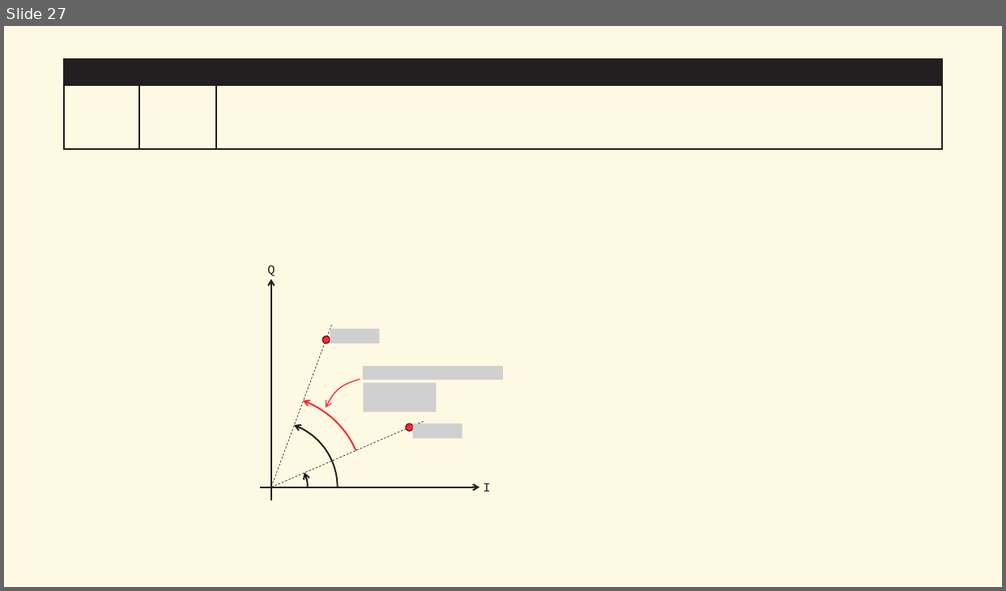
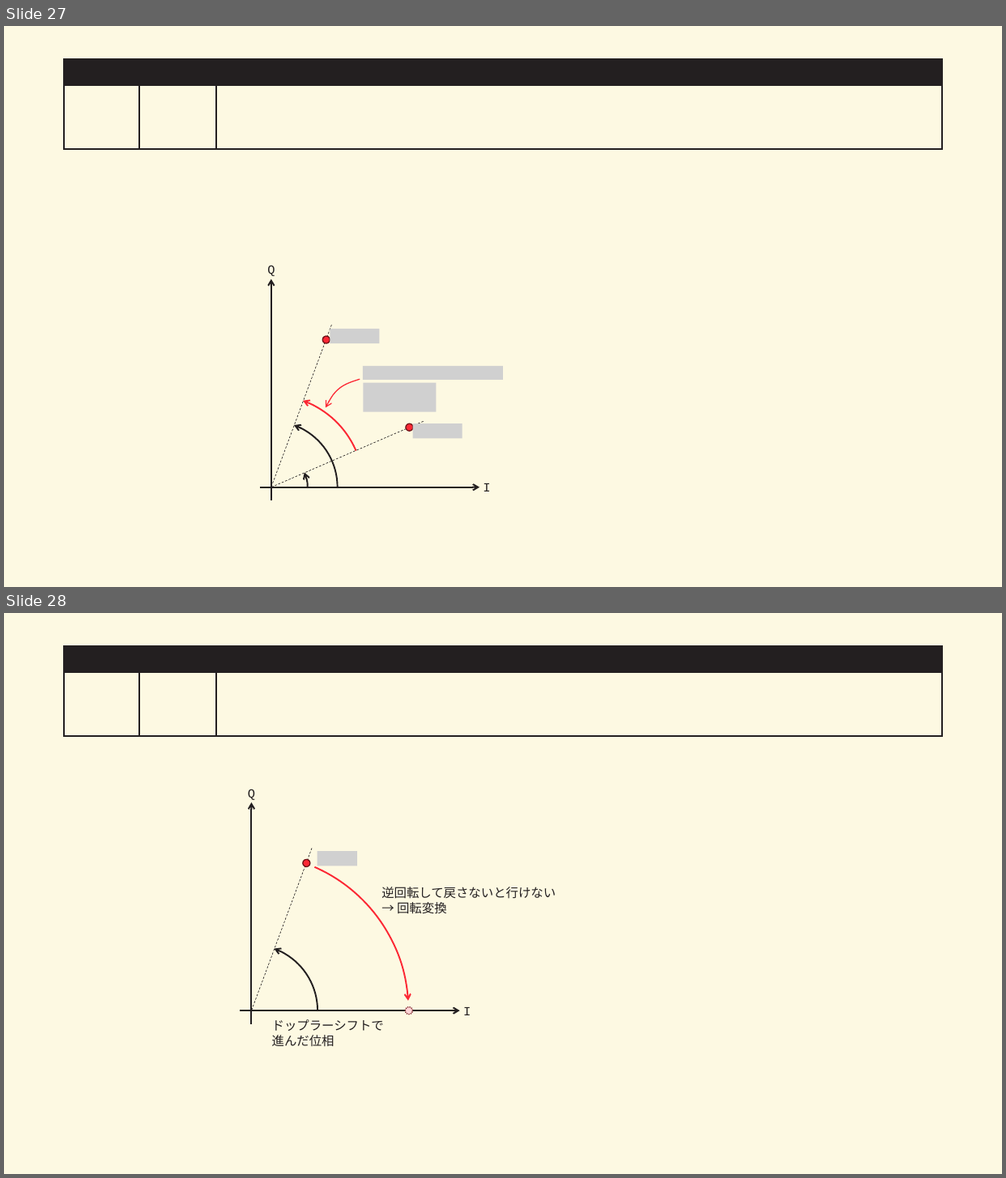
Before and after one commit to OpenSUSI/First_Tapeout_2026, a slide deck: first_tapeout_gps/Documentation/WeeklyReport/figure/2026-0726-0801/小型ロケット向け衛星航法装置の開発.pptx. Shown one above the other, each under a label of ours: slide 27 before the commit, slides 27 and 28 after it. The pictures are 1006x591 and 1006x1178 pixels, drawn with LibreOffice and Linux fonts; fonts in the diff are those of the drawing; grey boxes stand for pictures; background and template pictures are left out. Boxes give left, top, right and bottom in pixels: in the first picture for what was removed or moved away, otherwise in the second. Text is boxed around its words. In the diff, an @@ line names an element or a change of style, - is before the commit and + after.

```diff
--- a/first_tapeout_gps/Documentation/WeeklyReport/figure/2026-0726-0801/小型ロケット向け衛星航法装置の開発.pptx
+++ b/first_tapeout_gps/Documentation/WeeklyReport/figure/2026-0726-0801/小型ロケット向け衛星航法装置の開発.pptx
@@ slide 28 added at <box>4,613,1002,1174</box>, background #FDF9E2; not listed: 4 template elements that a slide beside it also shows @@
@@ page number added at <box>139,679,216,730</box>, 32 pt, text #FDF9E2, bold @@
+28
@@ text added at <box>248,789,255,800</box>, 12 pt, text #231F20 @@
+Q
@@ arrow added from (252, 1024) to (252, 803), #231F20 1.5 pt @@
@@ arc (boxed as its full ellipse) added at <box>95,854,409,1169</box>, outline #FC2834 1.5 pt @@
@@ line added from (312, 848) to (252, 1012), #231F20 0.5 pt dashed @@
@@ picture added at <box>317,851,357,866</box> @@
@@ ellipse added at <box>303,859,310,867</box>, fill #FC2834, outline #6E1217 1 pt @@
@@ text added at <box>381,887,556,914</box>, 12 pt, text #231F20 @@
+逆回転して戻さないと行けない
+→ 回転変換
@@ arc (boxed as its full ellipse) added at <box>185,944,317,1077</box>, outline #231F20 1.5 pt @@
@@ arrow added from (240, 1012) to (460, 1012), #231F20 1.5 pt @@
@@ text added at <box>272,1020,384,1046</box>, 12 pt, text #231F20 @@
+ドップラーシフトで
+進んだ位相
@@ ellipse added at <box>405,1007,413,1015</box>, fill #FED4D6, outline #6E1217 1 pt dashed @@
@@ text added at <box>463,1007,471,1016</box>, 12 pt, text #231F20 @@
+I
```
Also in this commit, not shown: 1 other file.
